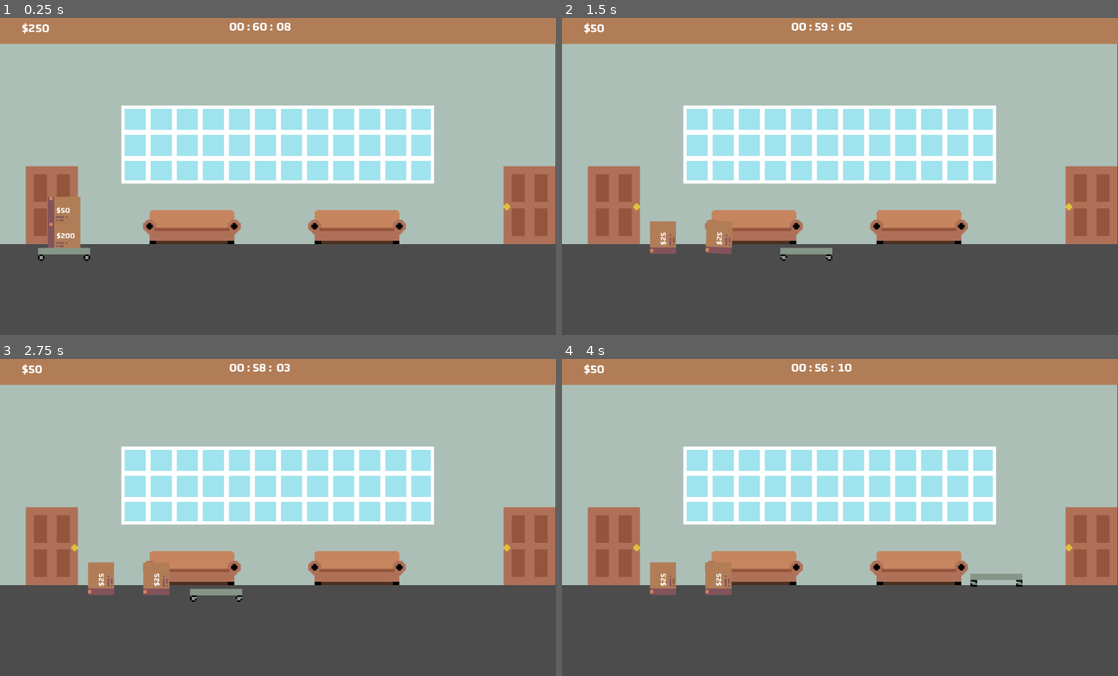
Above: before the commit, frames 1-4 (two rows, left to right).
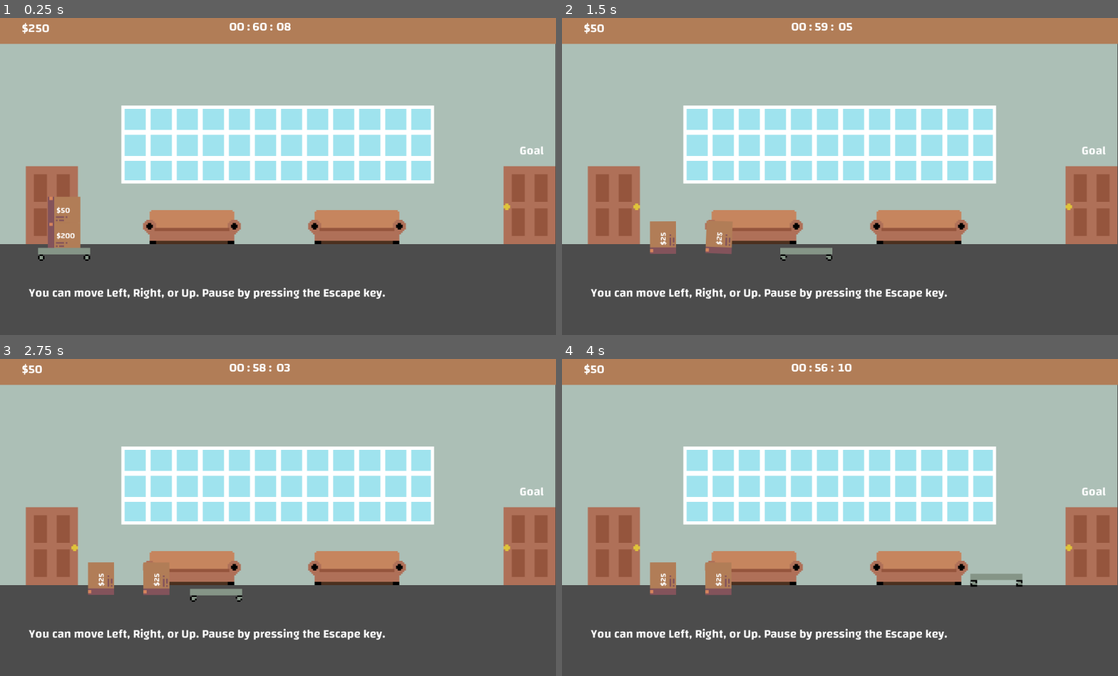
Above: after the commit, the same moments.

Repository: JMixson/moving-out-day
Game: Godot game, scene res://Scenes/Level 1.tscn
Same seed, same stepped clock (60 frames per second), same inputs: the game is played once before the commit and once after it.
Inputs:
- Up to frame 1 (0.25 s): no input
- Up to frame 2 (1.5 s): tap Enter at 0.5 s; hold Right (ui_right) from 0.53 s (still down); tap Up (ui_up) at 0.77 s
- Up to frame 3 (2.75 s): tap Up (ui_up) at 1.52 s; release Right (ui_right) at 2.03 s; hold Left (ui_left) from 2.03 s (still down)
- Up to frame 4 (4 s): release Left (ui_left) at 2.78 s; hold Right (ui_right) from 2.78 s (still down); tap Up (ui_up) at 3.02, 3.77 s

The runs differ from the first frame. In frame 1, 1.0% of the frame differs, in the area x 5-98%, y 40-89%; in frame 2, 1.0%; in frame 3, 1.0%; in frame 4, 1.0%.

Commit message:
Add instructions and labels

Diff:
--- a/Scenes/Level 1.tscn
+++ b/Scenes/Level 1.tscn
@@ -7,6 +7,7 @@
 [ext_resource path="res://Scenes/Top UI.tscn" type="PackedScene" id=5]
 [ext_resource path="res://Scenes/Pause.tscn" type="PackedScene" id=6]
 [ext_resource path="res://Scenes/Ending.tscn" type="PackedScene" id=7]
+[ext_resource path="res://top-ui-theme.tres" type="Theme" id=8]
 
 [sub_resource type="RectangleShape2D" id=1]
 extents = Vector2( 26, 303 )
@@ -70,6 +71,28 @@
 margin_right = -1.0
 margin_bottom = 2.0
 
+[node name="Goal" type="Label" parent="."]
+margin_left = 957.0
+margin_top = 239.0
+margin_right = 1004.0
+margin_bottom = 280.0
+theme = ExtResource( 8 )
+text = "Goal"
+__meta__ = {
+"_edit_use_anchors_": false
+}
+
+[node name="Instructions" type="Label" parent="."]
+margin_left = 53.0
+margin_top = 502.0
+margin_right = 361.0
+margin_bottom = 543.0
+theme = ExtResource( 8 )
+text = "You can move Left, Right, or Up. Pause by pressing the Escape key."
+__meta__ = {
+"_edit_use_anchors_": false
+}
+
 [node name="Pause" parent="." instance=ExtResource( 6 )]
 visible = false
 
@@ -80,4 +103,8 @@
 margin_right = -5.0
 margin_bottom = -35.0
 
+[node name="Node2D" type="Node2D" parent="."]
+
+[node name="Sprite" type="Sprite" parent="Node2D"]
+
 [connection signal="body_entered" from="Door" to="." method="_on_Door_body_entered"]
Not shown: 1 places in Scenes/Level 1.tscn that only renumber resources
